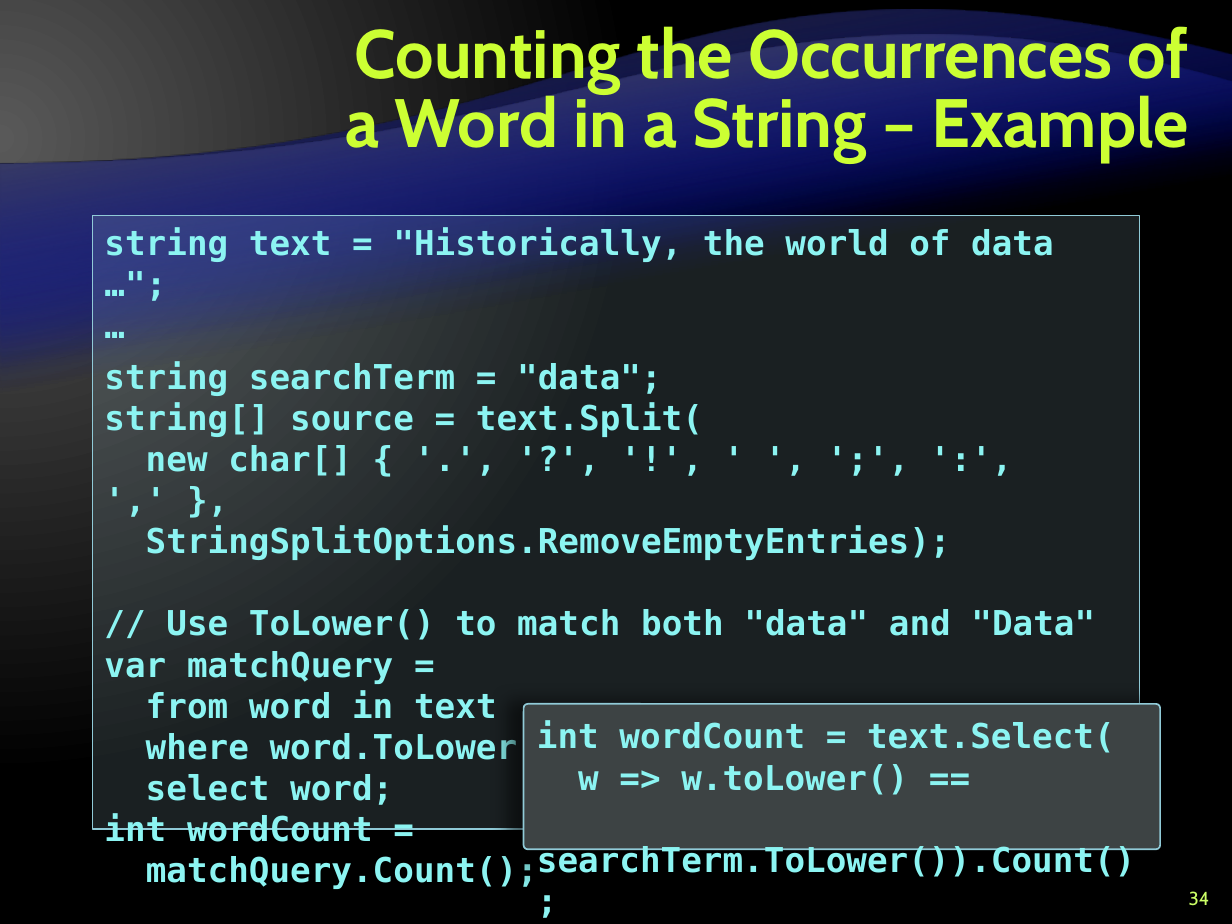
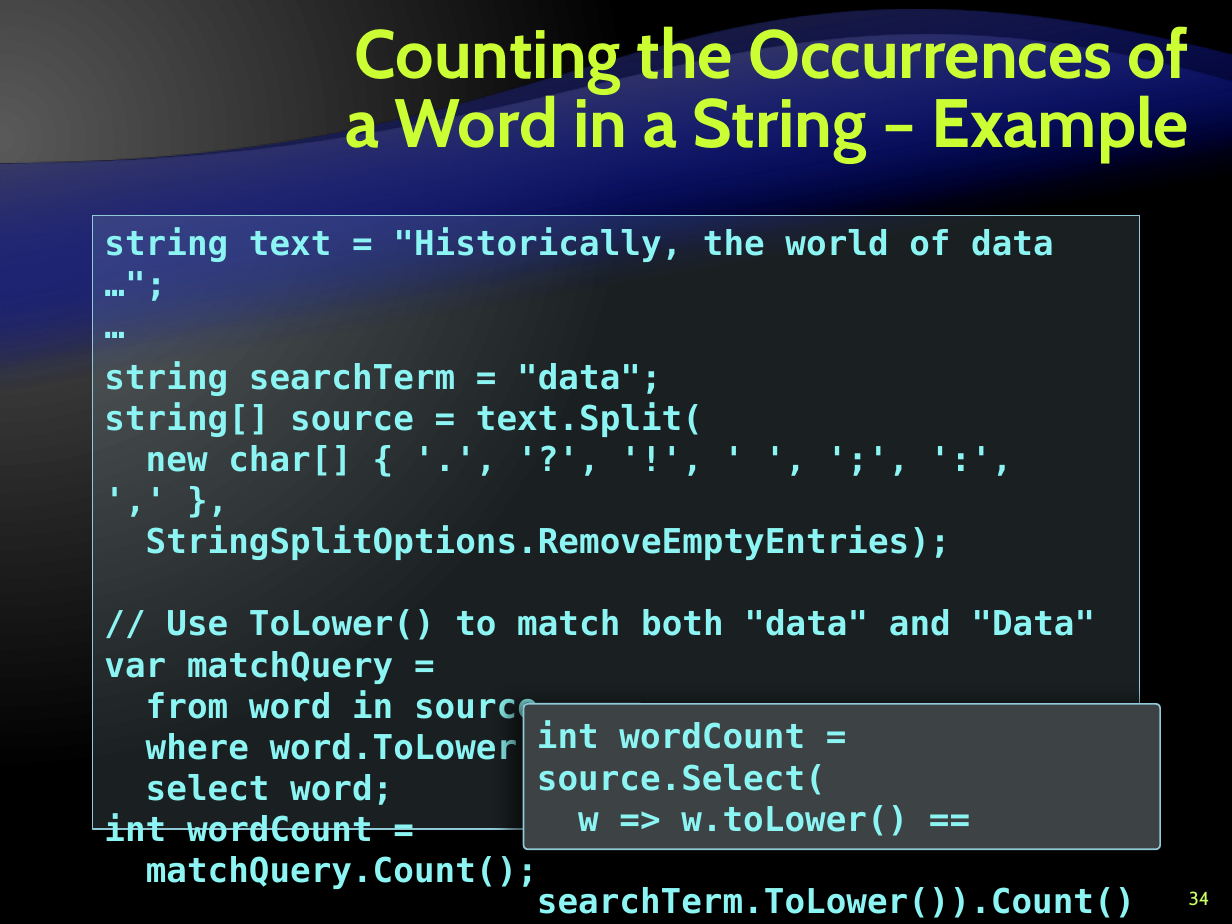
Before and after one commit to Lockheed01/aspnet-mvc-course, a slide deck: slide 34 of Lectures/6. ADO.NET Entity Framework/Language-Integrated-Query-LINQ.pptx. Drawn at 1232x924 pixels with LibreOffice and Linux fonts; fonts in the diff are those of the drawing; background and template pictures are left out. Boxes give left, top, right and bottom in pixels: in the first picture for what was removed or moved away, otherwise in the second. Text is boxed around its words. In the diff, an @@ line names an element or a change of style, - is before the commit and + after.

Commit message:
small bug fix

```diff
--- a/Lectures/6. ADO.NET Entity Framework/Language-Integrated-Query-LINQ.pptx
+++ b/Lectures/6. ADO.NET Entity Framework/Language-Integrated-Query-LINQ.pptx
@@ text in rectangle at bbox=[146, 690, 538, 725]: text changed @@
-from word in text
+from word in source
@@ text in rounded rectangle at bbox=[537, 721, 826, 795]: text changed @@
-int wordCount = text.Select(
+int wordCount = source.Select(
```
